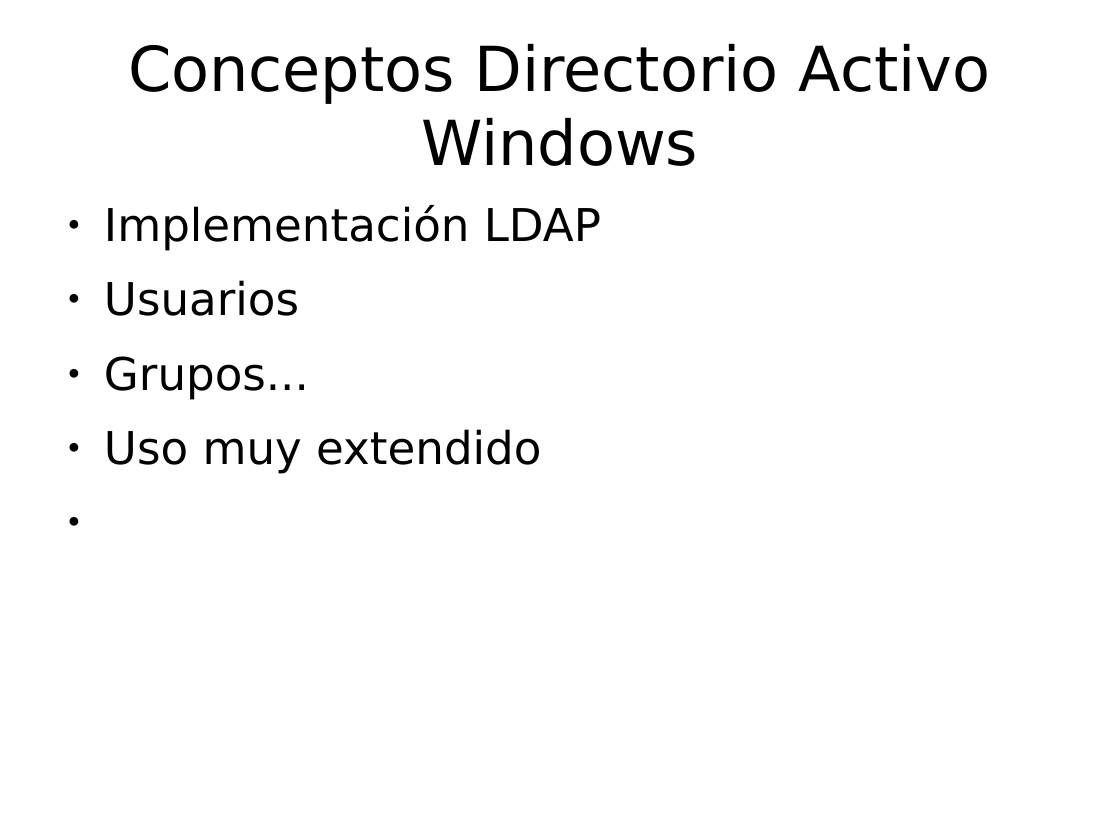
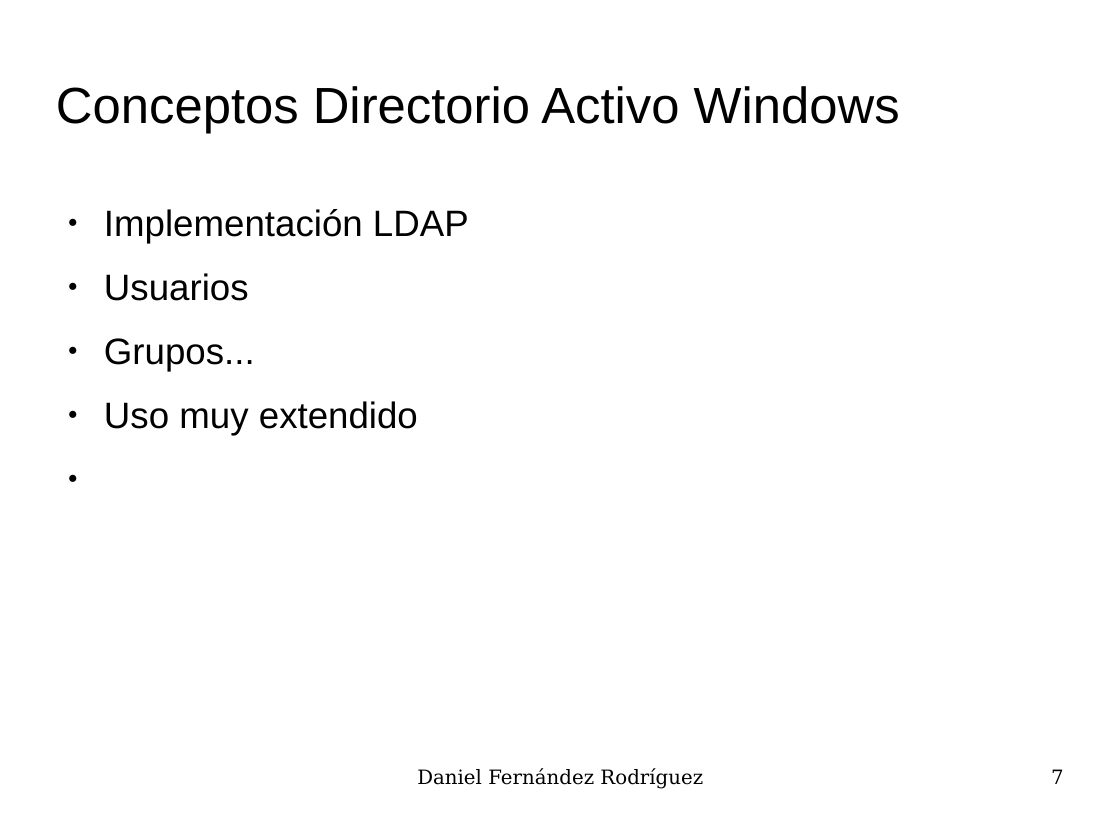
Before and after one commit to UO180222/tfg, a slide deck: slide 7 of docs/presentacion.odp (slide 4 before the commit). Drawn at 1120x840 pixels with LibreOffice and Linux fonts; fonts in the diff are those of the drawing; background and template pictures are left out. Boxes give left, top, right and bottom in pixels: in the first picture for what was removed or moved away, otherwise in the second. Text is boxed around its words. In the diff, an @@ line names an element or a change of style, - is before the commit and + after.

```diff
--- a/docs/presentacion.odp
+++ b/docs/presentacion.odp
@@ title "Conceptos Directorio Activo Windows" at [56, 86, 900, 134]: size 44 to 36 pt, font DejaVu Sans to Arial; alignment centre to left @@
@@ text "Implementación LDAP" at [104, 209, 469, 436]: size 32 to 26 pt, font DejaVu Sans to Arial @@
@@ text added at [417, 769, 703, 789], 14 pt, text #000000 @@
+Daniel Fernández Rodríguez
@@ page number added at [1051, 769, 1064, 784], 14 pt, text #000000 @@
+7
```
Also in this commit, not shown: 8 other slides changed, 4 slides added, 1 slide removed, 1 other file.
